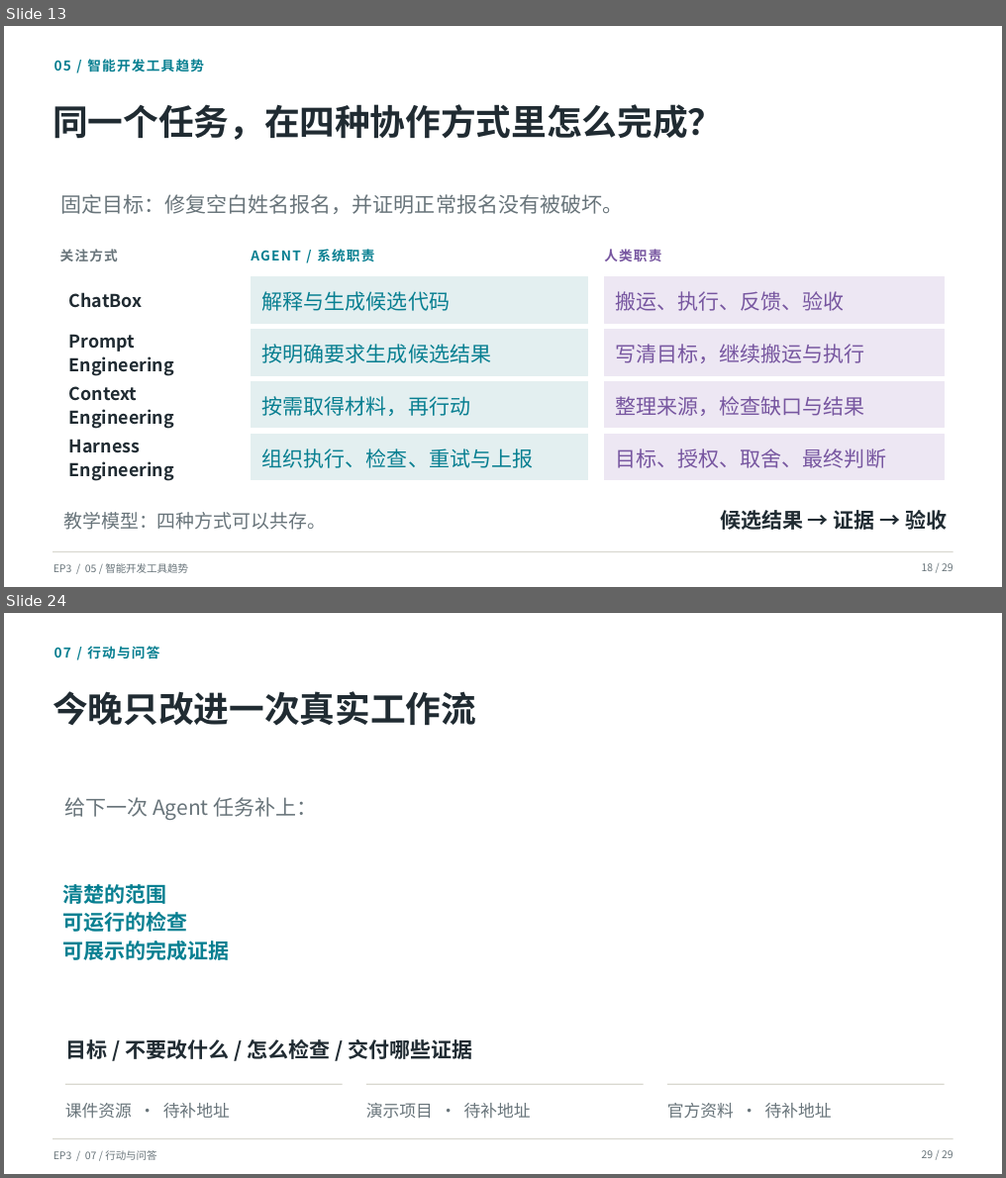
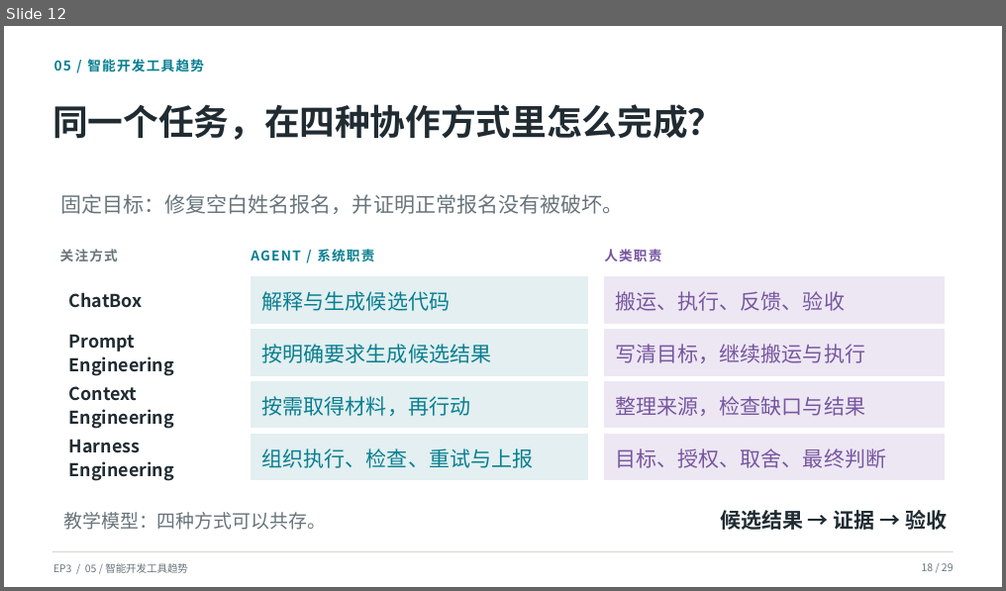
Before and after one commit to SCPZ24/AgentFlow-Salon, a slide deck: PPTs/EP3/Meeting03.pptx. Shown one above the other, each under a label of ours: slides 13 and 24 before the commit, slide 12 after it; the slides between them are not shown. The pictures are 1006x1178 and 1006x591 pixels, drawn with LibreOffice and Linux fonts; fonts in the diff are those of the drawing; background and template pictures are left out. Boxes give left, top, right and bottom in pixels: in the first picture for what was removed or moved away, otherwise in the second. Text is boxed around its words. In the diff, an @@ line names an element or a change of style, - is before the commit and + after.

Commit message:
完成pi部分。

```diff
--- a/PPTs/EP3/Meeting03.pptx
+++ b/PPTs/EP3/Meeting03.pptx
@@ slide 24 removed at [4,613,1002,1174], background picture (left out) @@
@@ text removed at [54,646,159,660] @@
-07 / 行动与问答
@@ text removed at [53,691,476,725] @@
-今晚只改进一次真实工作流
@@ text removed at [64,797,318,820] @@
-给下一次 Agent 任务补上：
@@ text removed at [63,884,230,960] @@
-清楚的范围
-可运行的检查
-可展示的完成证据
@@ text removed at [66,1040,472,1059] @@
-目标 / 不要改什么 / 怎么检查 / 交付哪些证据
@@ line removed from (65, 1084) to (343, 1084) @@
@@ line removed from (366, 1084) to (644, 1084) @@
@@ line removed from (667, 1084) to (944, 1084) @@
@@ text removed at [65,1103,230,1119] @@
-课件资源 · 待补地址
@@ text removed at [366,1103,531,1119] @@
-演示项目 · 待补地址
@@ text removed at [667,1103,832,1119] @@
-官方资料 · 待补地址
@@ line removed from (53, 1140) to (953, 1140) @@
@@ text removed at [54,1151,156,1160] @@
-EP3 / 07 / 行动与问答
@@ text removed at [922,1151,953,1158] @@
-29 / 29
@@ what was slide 13 is now slide 12 @@
```
Also in this commit, not shown: 11 slides changed, 3 slides added, 6 other slides removed, 8 other files.
